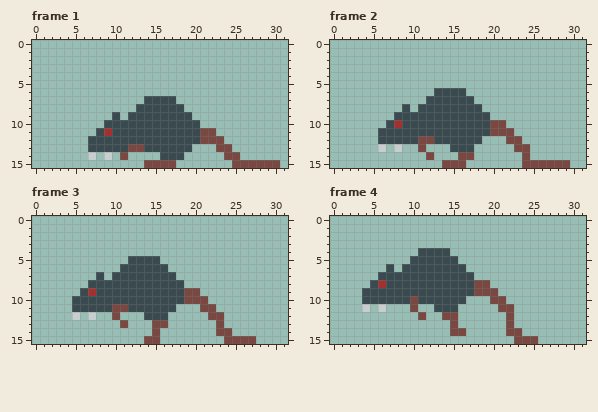
Pixel-art file: aseprite/rat_move.aseprite. The picture above was drawn from the file before the commit.
32x16 pixels, 8 frames. Shown: frame 1, frame 2, frame 3, frame 4. The commit also changed other frames, which this record leaves out.
The result:
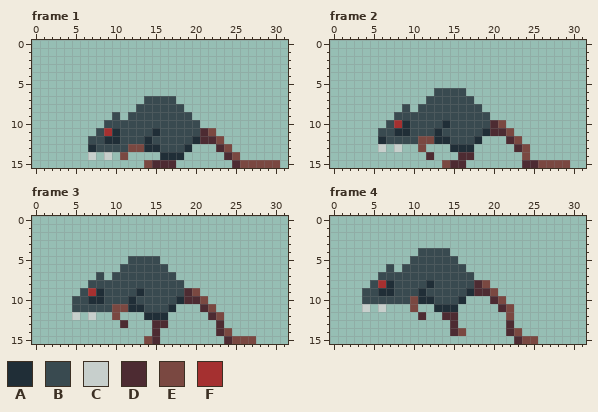
Palette (. is transparent): A #202e37  B #394a50  C #c7cfcc  D #4d2b32  E #7a4841  F #a53030
Difference:
--- frame 1
@@ x 0..31 @@
 10 .........BBBBBBBBBBBB...........
-11 ........BFBBBBBBBBBBBEE.........
-12 .......BBBBBBBBBBBBBBEEE........
-13 .......BBBBBEEBBBBBB...EE.......
-14 .......C.C.E....BBB.....EE......
-15 ..............EEEE.......EEEEEE.
+11 ........BFABBBBABBBBBDE.........
+12 .......BBAABBBABBBBBADDE........
+13 .......ABBBBEEAABBBA...DE.......
+14 .......C.C.E....AAA.....DE......
+15 ..............EDDD.......DEEEEE.
--- frame 2
@@ x 0..31 @@
  9 ........BBBBBBBBBBBB............
-10 .......BFBBBBBBBBBBBEE..........
-11 ......BBBBBBBBBBBBBBEEE.........
-12 ......BBBBBEEBBBBBB...EE........
-13 ......C.C..E...BBB.....EE.......
-14 ............E...EE......E.......
-15 ..............EEE.......EEEEEE..
+10 .......BFABBBBABBBBBDE..........
+11 ......BBAABBBABBBBBADDE.........
+12 ......ABBBBEEAABBBA...DE........
+13 ......C.C..E...AAA.....DE.......
+14 ............D...DD......E.......
+15 ..............EDD.......DDEEEE..
--- frame 3
@@ x 5..26 @@
  8 ..BBBBBBBBBBBB........
- 9 .BFBBBBBBBBBBBEE......
-10 BBBBBBBBBBBBBBEEE.....
-11 BBBBBEEBBBBBB...EE....
-12 C.C..E...BBB.....EE...
-13 ......E...EE......E...
-14 ..........E.......EE..
-15 .........EE........EEE
+ 9 .BFABBBBABBBBBDE......
+10 BBAABBBABBBBBADDE.....
+11 BBBBBEEAABBBA...DE....
+12 C.C..E...AAA.....DE...
+13 ......D...DD......D...
+14 ..........D.......DE..
+15 .........ED........DEE
--- frame 4
@@ x 4..25 @@
  7 ..BBBBBBBBBBBB........
- 8 .BFBBBBBBBBBBBEE......
- 9 BBBBBBBBBBBBBBEEE.....
-10 BBBBBBEBBBBBB...EE....
-11 C.C...E..BBB.....EE...
-12 .......E..EE......E...
-13 ...........E......E...
-14 ...........EE.....EE..
-15 ...................EEE
+ 8 .BFABBBBABBBBBDE......
+ 9 BBAABBBABBBBBADDE.....
+10 BBBBBBEAABBBA...DE....
+11 C.C...E..AAA.....DE...
+12 .......D..DD......E...
+13 ...........D......D...
+14 ...........DE.....DE..
+15 ...................DEE
